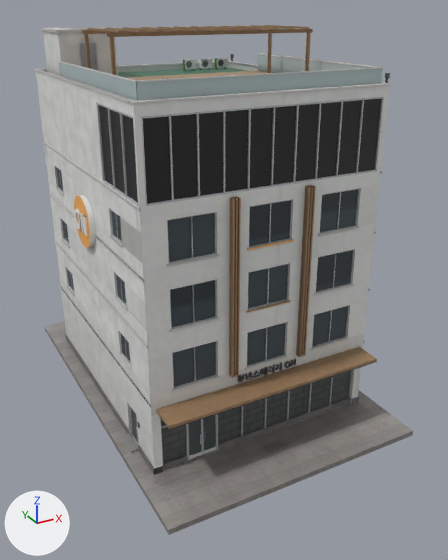
What one commit did to the FBX model cs2_ilsan/CS2Assets/IlsanYouthStage/IlsanYouthStage_LOD1.fbx.
One viewpoint serves both versions: a 50 mm lens placed at (-16.5, -33.1, 23.1), pointed at (0.6, -2.0, 7.6). The axes (+X, +Y, +Z) are drawn at lower left. The lights are the same throughout. The picture after the commit comes second. Where no turn or scale is listed for an object, it has been applied to the vertices.

Script lines for the objects in view, before the commit:
```python
me_ilsanyouthstage_lod1 = bpy.data.meshes.new('IlsanYouthStage_LOD1')
me_ilsanyouthstage_lod1.from_pydata(...)  # 6164 vertices, 9872 faces; spans x -7.9..7.9, y -11.9..11.9, z -0.3..22.1
me_ilsanyouthstage_lod1.materials.append(mat_ilsanyouthstage)
ob_ilsanyouthstage_lod1 = bpy.data.objects.new('IlsanYouthStage_LOD1', me_ilsanyouthstage_lod1)
ob_ilsanyouthstage_lod1.location = (0.0, 0.0, 0.0)
```
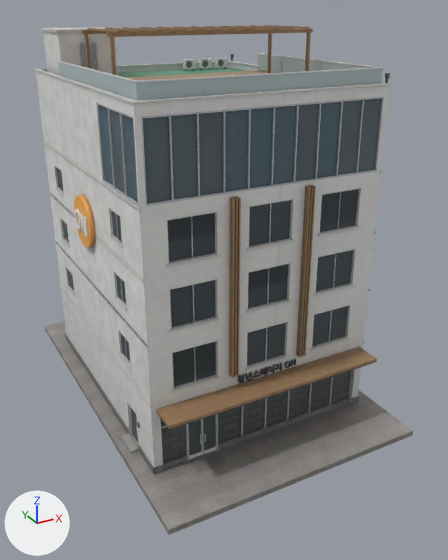
Diff of the bpy script that builds the scene:
```diff
--- a/cs2_ilsan/CS2Assets/IlsanYouthStage/IlsanYouthStage_LOD1.fbx.py
+++ b/cs2_ilsan/CS2Assets/IlsanYouthStage/IlsanYouthStage_LOD1.fbx.py
@@ me_ilsanyouthstage_lod1 @@
 # used by ob_ilsanyouthstage_lod1; location = (0.0, 0.0, 0.0)
-me_ilsanyouthstage_lod1.from_pydata(...)  # 6164 vertices, 9872 faces; spans x -7.9..7.9, y -11.9..11.9, z -0.3..22.1
+me_ilsanyouthstage_lod1.from_pydata(...)  # 6565 vertices, 10472 faces; spans x -7.9..7.9, y -11.9..11.9, z -0.3..22.1
+# me_ilsanyouthstage_lod1 part 1: 1 vertex moved within x -7.3, y 1.5, z 11.7; 5 vertices removed from x -7.4..-7.3, y 0.6..0.8, z 11.5..12.3; 100 vertices added at x -7.4..-7.3, y -0.5..1.5, z 11.3..12.5
+# me_ilsanyouthstage_lod1 part 2: 7123 kept faces spanning x -7.9..7.9, y -11.9..11.9, z -0.3..22.1 get new texture (UV) coordinates
+# other edits to the shape of me_ilsanyouthstage_lod1 do not show in these pictures
 me_ilsanyouthstage_lod1.materials.append(mat_ilsanyouthstage)
```

What differs and where, as boxes (x1, y1, x2, y2) in the pictures (448 x 560 px):
part 1 of me_ilsanyouthstage_lod1, reshaped: after (74, 209, 88, 237)
part 2 of me_ilsanyouthstage_lod1, surface changed: (37, 26, 410, 525) in both
